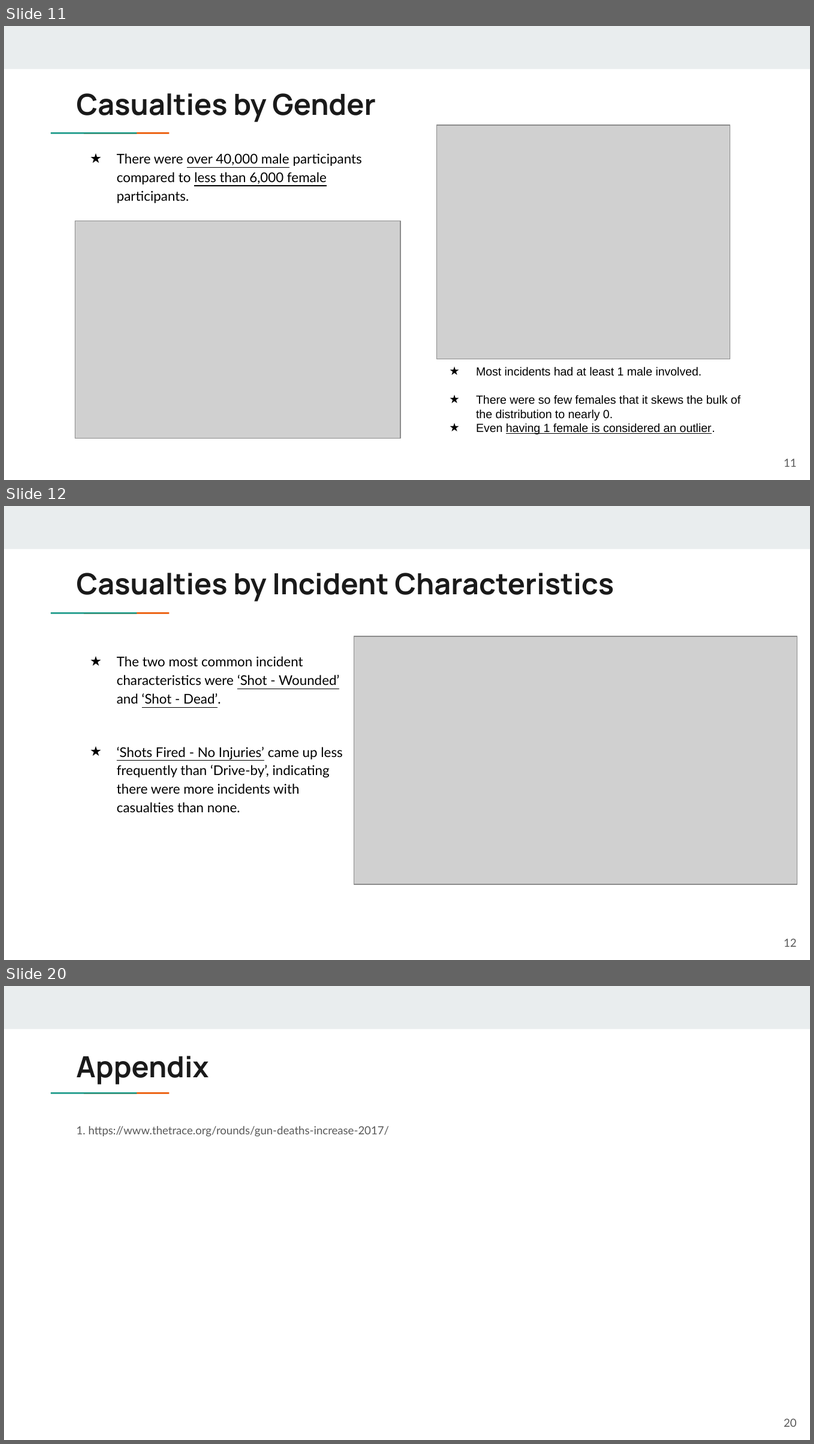
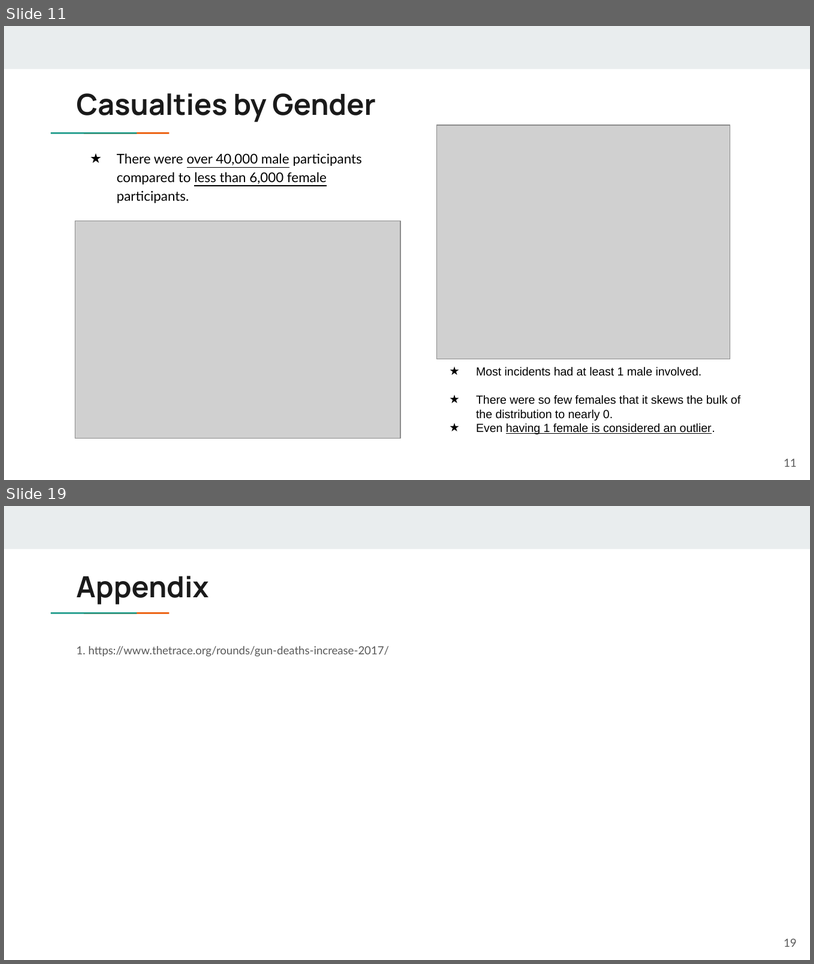
Before and after one commit to nysportsfan/Gun-Violence-in-the-US, a slide deck: Final_Presentation/06_gun_violence_presentation.pptx. Shown one above the other, each under a label of ours: slides 11, 12 and 20 before the commit, slides 11 and 19 after it; the slides between them are not shown. The pictures are 814x1444 and 814x964 pixels, drawn with LibreOffice and Linux fonts; fonts in the diff are those of the drawing; grey boxes stand for pictures. Boxes give left, top, right and bottom in pixels: in the first picture for what was removed or moved away, otherwise in the second. Text is boxed around its words. In the diff, an @@ line names an element or a change of style, - is before the commit and + after.

```diff
--- a/Final_Presentation/06_gun_violence_presentation.pptx
+++ b/Final_Presentation/06_gun_violence_presentation.pptx
@@ slide 12 removed at <box>4,506,810,960</box>, background #FFFFFF; not listed: 3 template elements that a slide beside it also shows @@
@@ title removed at <box>77,573,614,601</box> @@
-Casualties by Incident Characteristics
@@ picture removed at <box>354,636,797,883</box> @@
@@ text removed at <box>117,656,342,812</box> @@
-★ The two most common incident characteristics were ‘Shot - Wounded’ and ‘Shot - Dead’.
-★ ‘Shots Fired - No Injuries’ came up less frequently than ‘Drive-by’, indicating there were more incidents with casualties than none.
@@ page number removed at <box>784,938,797,946</box> @@
-12
@@ what was slide 20 is now slide 19 @@
@@ page number at <box>784,938,797,946</box>: text changed @@
-20
+19
```
Also in this commit, not shown: 7 slides changed, 1 slide added, 1 other slide removed, 1 other file.
